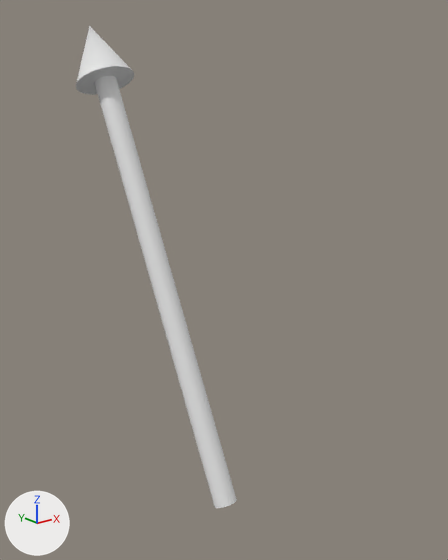
The Blender file example.blend, before and after one commit.
Before and after are seen from a 50 mm lens placed at (-1.44, -1.79, 1.74), pointed at (0.36, 0.46, 0.84). The lights are fixed; the arrows at lower left show +X, +Y and +Z.

In view in the first picture: 'Vector.Body.001', 'Vector.Head.001'.
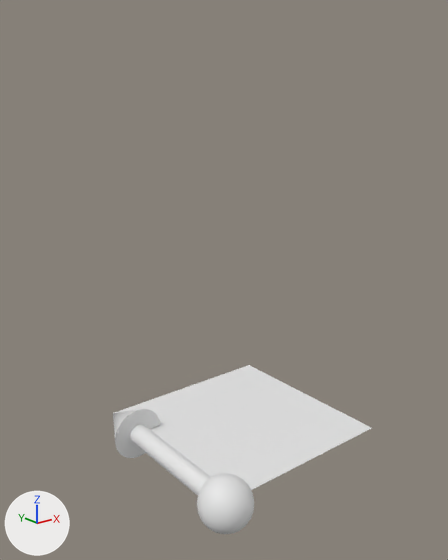
Location of each change, (x1, y1, x2, y2) in pixels of the pictures (448 x 560 px):
```json
{"object": "Parallelogram.Plane", "change": "added", "after": [115, 365, 371, 490]}
{"object": "Vector.Body.001", "change": "rescaled, turned", "before": [95, 76, 237, 508], "after": [130, 425, 211, 496]}
{"object": "Vector.Head.001", "change": "moved, turned", "before": [76, 26, 134, 95], "after": [113, 409, 160, 458]}
{"object": "Point.Body", "change": "added", "after": [197, 473, 254, 534]}
```

Edits to the scene script, one JSON object a line:
```json
{"op": "add", "block": "me_plane", "code": ["me_plane = bpy.data.meshes.new('Plane')", "me_plane.from_pydata([(0.0, 0.0, 0.0), (1.0, 0.0, 0.0), (0.0, 1.0, 0.0), (1.0, 1.0, 0.0)], [], [(0, 1, 3, 2)])"]}
{"op": "add", "block": "me_icosphere", "code": ["me_icosphere = bpy.data.meshes.new('Icosphere')", "me_icosphere.from_pydata(...)  # an icosphere of 320 faces spanning x -1.0..1.0, y -1.0..1.0, z -1.0..1.0", "me_icosphere.polygons.foreach_set('use_smooth', [True] * 320)"]}
{"op": "set", "path": "ob_vector_body_001.rotation_euler", "old": "(1.107, 0.0, 0.0)", "new": "(0.0, 0.0, 0.0)", "note": "degrees (63, 0, 0) -> degrees (0, 0, 0)"}
{"op": "set", "path": "ob_vector_body_001.scale", "old": "(1.0, 1.96, 1.0)", "new": "(1.0, 0.728, 1.0)"}
{"op": "set", "path": "ob_vector_head_001.rotation_euler", "old": "(1.107, 0.0, 0.0)", "new": "(0.0, 0.0, 0.0)", "note": "degrees (63, 0, 0) -> degrees (0, 0, 0)"}
{"op": "set", "path": "ob_vector_head_001.location", "old": "(0.0, 1.0, 2.0)", "new": "(0.0, 1.0, 0.0)"}
{"op": "add", "block": "ob_parallelogram_plane", "code": ["ob_parallelogram_plane = bpy.data.objects.new('Parallelogram.Plane', me_plane)", "ob_parallelogram_plane.location = (0.0, 0.0, 0.0)"]}
{"op": "add", "block": "ob_point_body", "code": ["ob_point_body = bpy.data.objects.new('Point.Body', me_icosphere)", "ob_point_body.location = (0.0, 0.0, 0.0)", "ob_point_body.scale = (0.126, 0.126, 0.126)"]}
```
